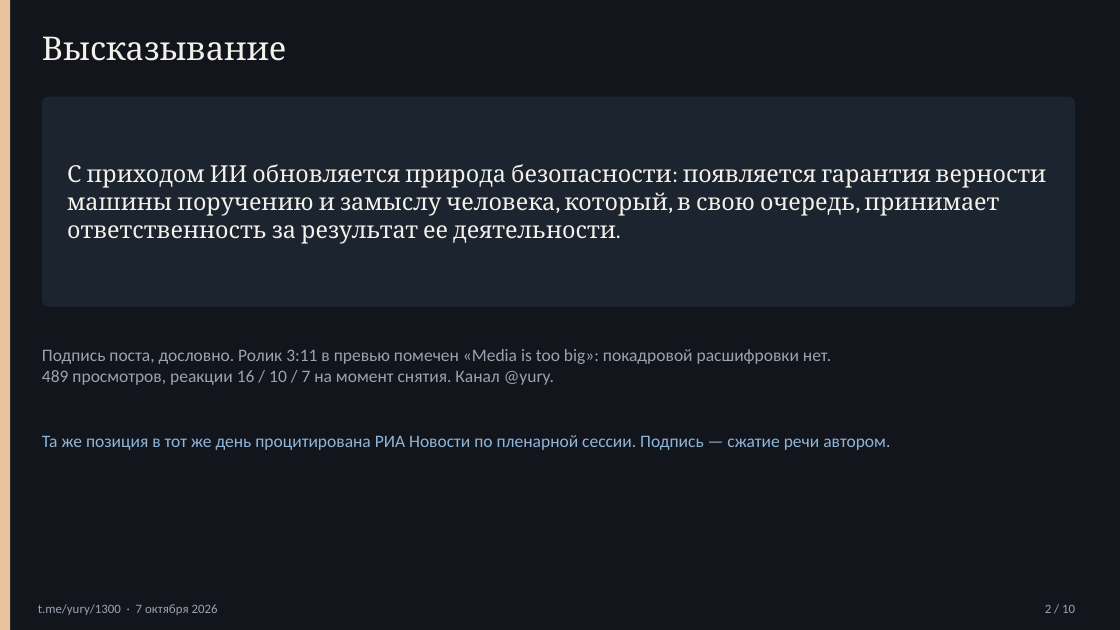
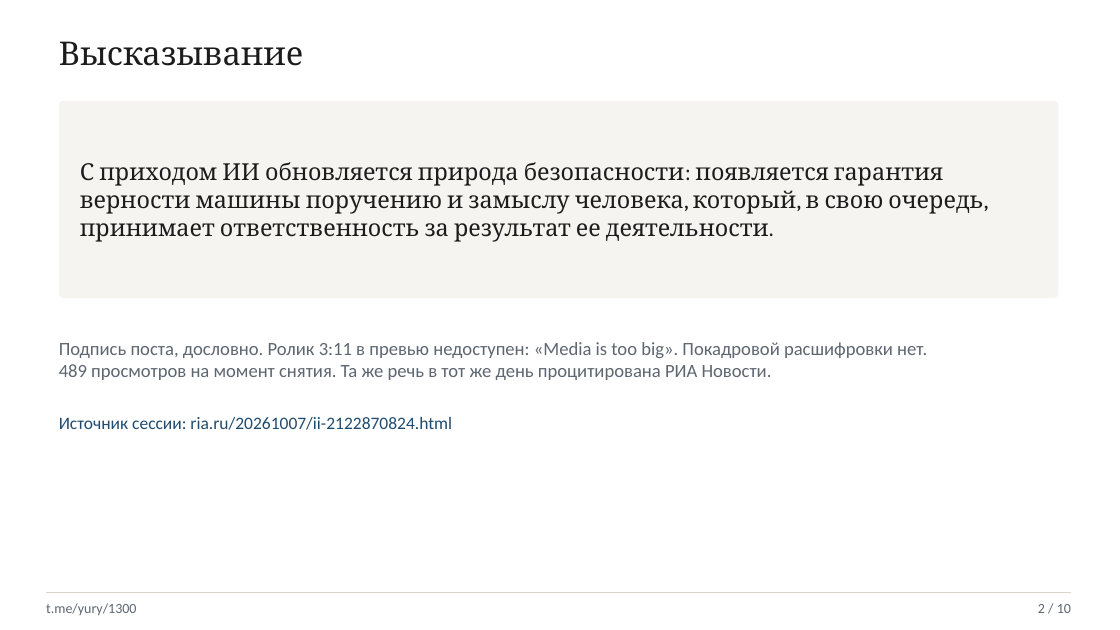
Before and after one commit to cuthbertnogood/maximov-ai-fidelity-1300, a slide deck: slide 2 of presentation/maximov-1300.pptx. Drawn at 1120x630 pixels with LibreOffice and Linux fonts; fonts in the diff are those of the drawing. Boxes give left, top, right and bottom in pixels: in the first picture for what was removed or moved away, otherwise in the second. Text is boxed around its words. In the diff, an @@ line names an element or a change of style, - is before the commit and + after.

```diff
--- a/presentation/maximov-1300.pptx
+++ b/presentation/maximov-1300.pptx
@@ background #12151C to #FFFFFF @@
@@ rectangle removed at (0,0,10,630) @@
@@ text "Высказывание" at (59,41,303,66): text colour #F4F1EA to #1C1C1C @@
@@ text "Высказывание": place and size @@
-text "Высказывание" at (42,36,286,61)
+text "Высказывание" at (59,41,303,66)
@@ rounded rectangle: place and size @@
-rounded rectangle at (42,97,1075,307)
+rounded rectangle at (59,101,1059,298)
@@ rounded rectangle at (59,101,1059,298): fill #1C2430 to #F6F4F0; proportions changed @@
@@ text "С приходом ИИ обновляется природа ...": place and size @@
-text "С приходом ИИ обновляется природа ..." at (67,164,1047,244)
+text "С приходом ИИ обновляется природа ..." at (80,162,983,242)
@@ text "С приходом ИИ обновляется природа ..." at (80,162,983,242): text colour #F4F1EA to #1C1C1C @@
@@ text at (59,342,927,380): text changed; size 15 to 16 pt; text colour #9AA3B2 to #5E6670 @@
-Подпись поста, дословно. Ролик 3:11 в превью помечен «Media is too big»: покадровой расшифровки нет.
-489 просмотров, реакции 16 / 10 / 7 на момент снятия. Канал @yury.
+Подпись поста, дословно. Ролик 3:11 в превью недоступен: «Media is too big». Покадровой расшифровки нет.
+489 просмотров на момент снятия. Та же речь в тот же день процитирована РИА Новости.
@@ text at (59,417,452,430): text changed; text colour #8EB6D9 to #1F4B6E @@
-Та же позиция в тот же день процитирована РИА Новости по пленарной сессии. Подпись — сжатие речи автором.
+Источник сессии: ria.ru/20261007/ii-2122870824.html
@@ rectangle added at (46,592,1071,593), fill #D9D4CC @@
@@ text "2 / 10": place and size @@
-text "2 / 10" at (1045,604,1075,613)
+text "2 / 10" at (1038,604,1071,613)
@@ text "2 / 10" at (1038,604,1071,613): size 11 to 12 pt, text colour #9AA3B2 to #5E6670 @@
@@ text at (46,603,136,615): text changed; size 11 to 12 pt; text colour #9AA3B2 to #5E6670 @@
-t.me/yury/1300 · 7 октября 2026
+t.me/yury/1300
```
Also in this commit, not shown: 9 other slides changed, 3 other files.
